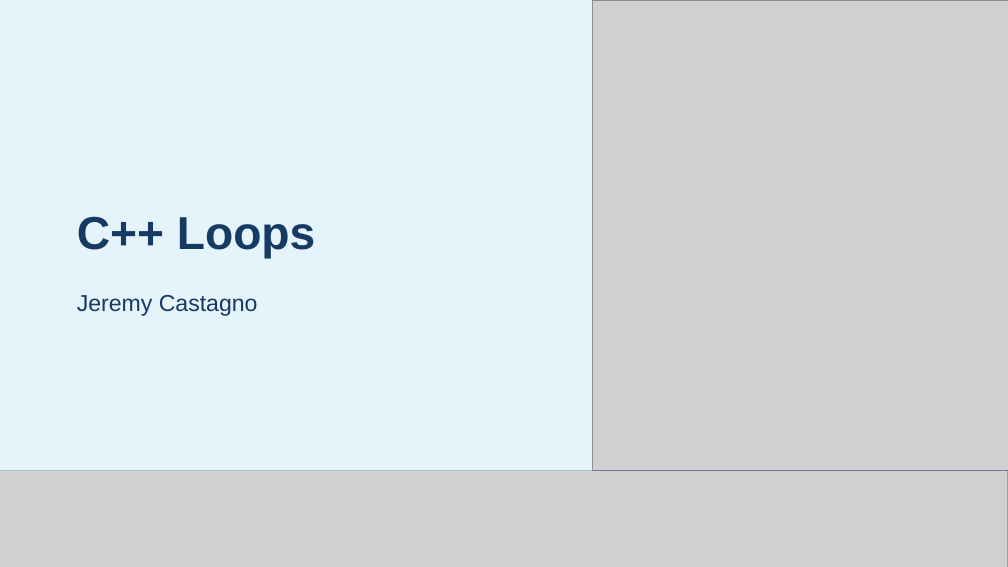
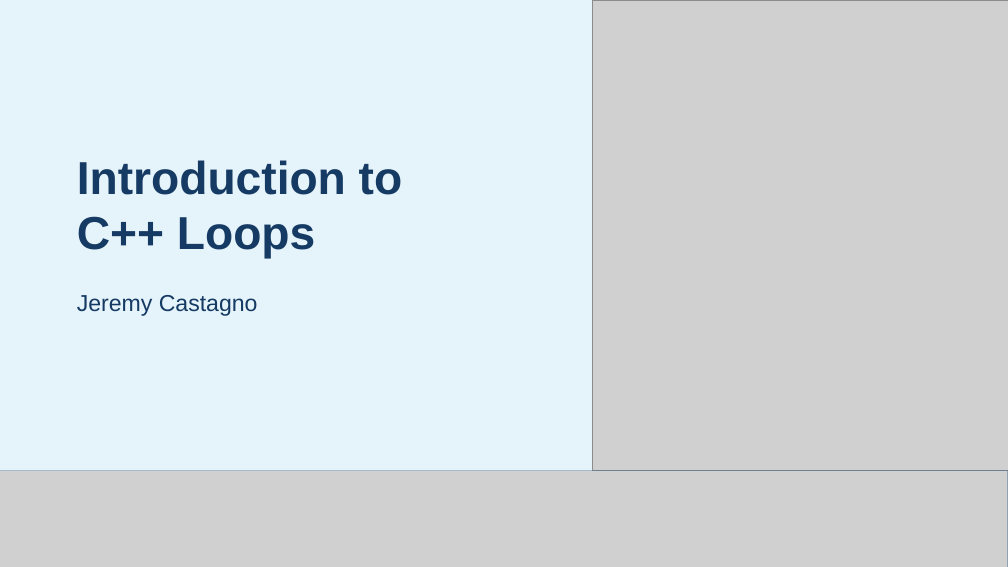
Before and after one commit to JeremyBYU/LoopIt, a slide deck: slide 1 of Lecture/LoopIt.pptx. Drawn at 1008x567 pixels with LibreOffice and Linux fonts; fonts in the diff are those of the drawing; grey boxes stand for pictures; background and template pictures are left out. Boxes give left, top, right and bottom in pixels: in the first picture for what was removed or moved away, otherwise in the second. Text is boxed around its words. In the diff, an @@ line names an element or a change of style, - is before the commit and + after.

```diff
--- a/Lecture/LoopIt.pptx
+++ b/Lecture/LoopIt.pptx
@@ title at (x1=77, y1=160, x2=403, y2=259): text changed @@
-C++ Loops
+Introduction to
+C++ Loops
```
Also in this commit, not shown: 2 other slides changed, 1 slide added, 1 slide removed, 2 other files.
